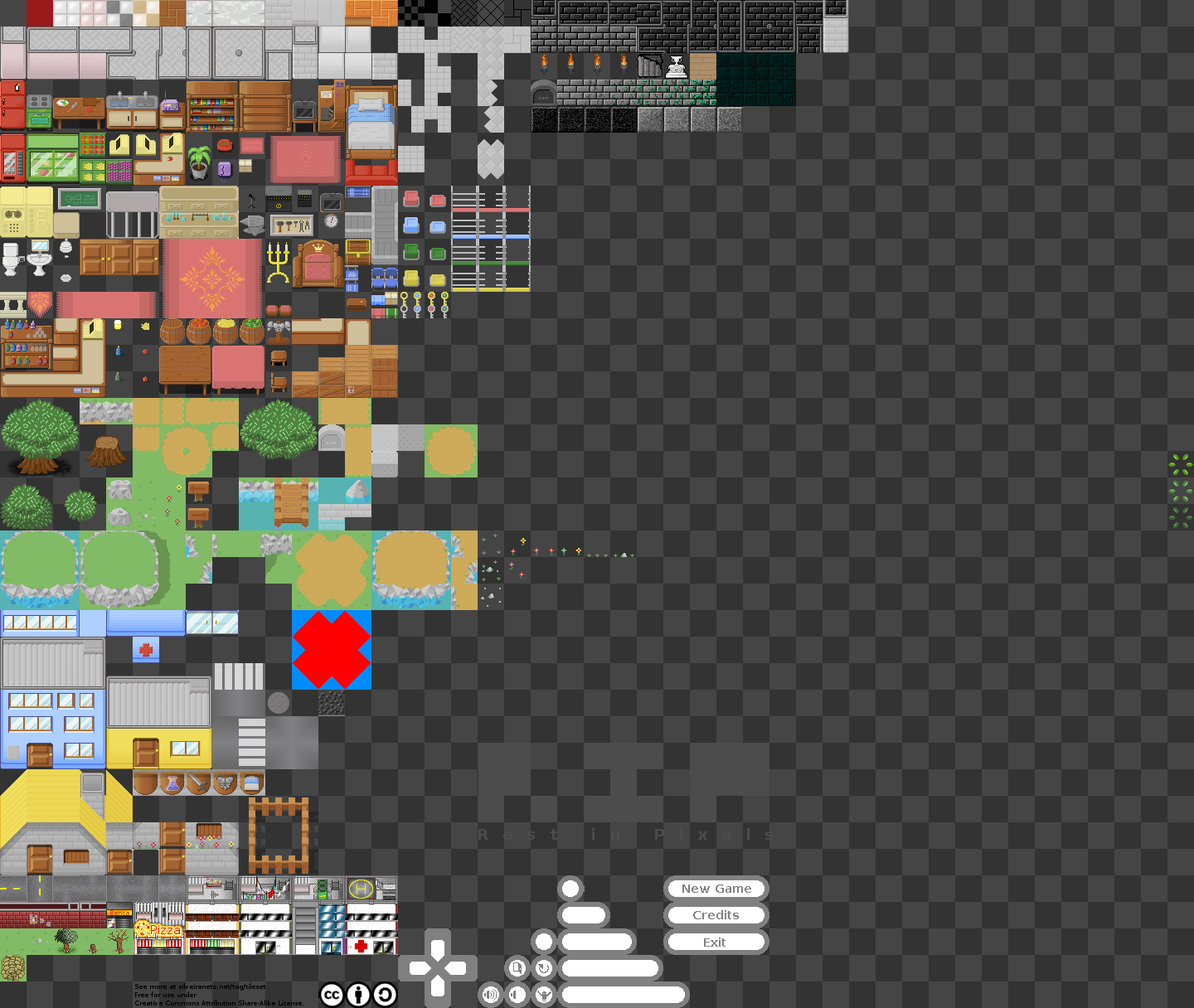
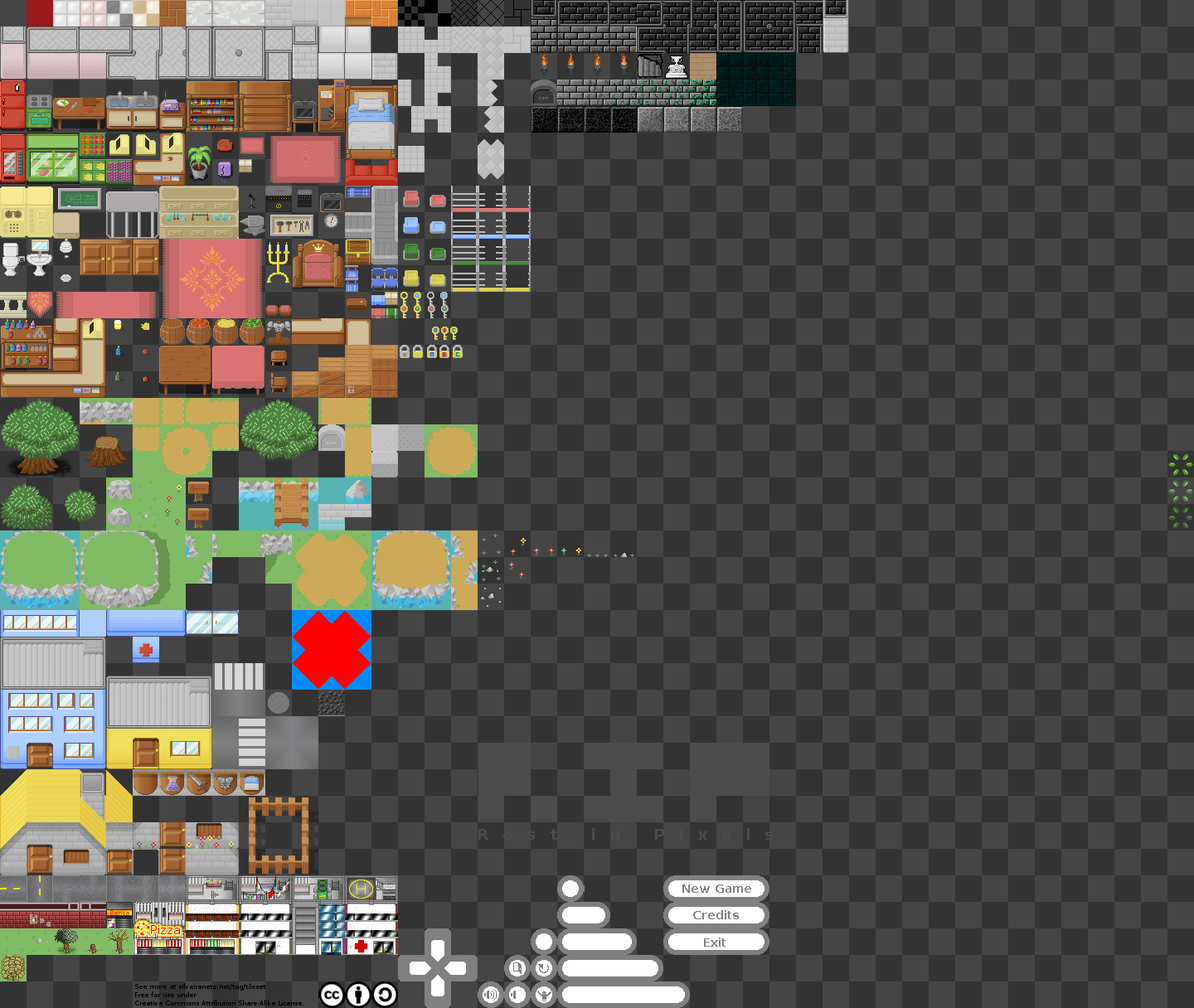
The second 1194×1008 image is a revision of the first. Changes to its layers:
painted on "Background" over [399, 291, 463, 359]
